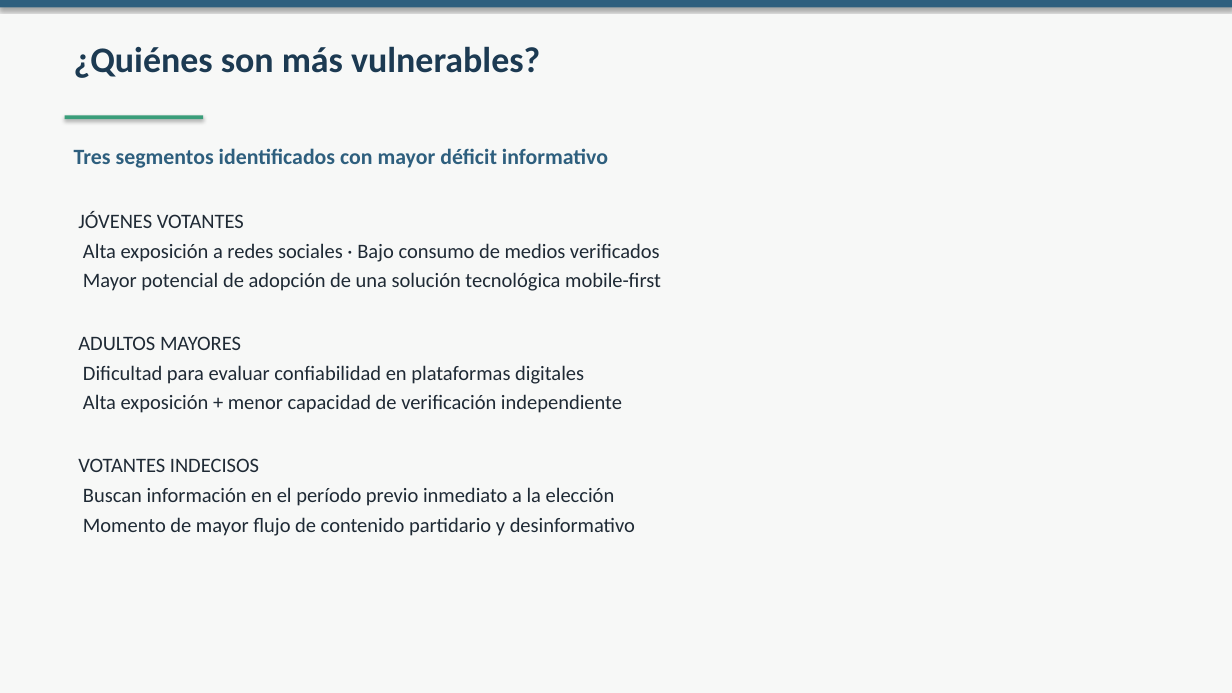
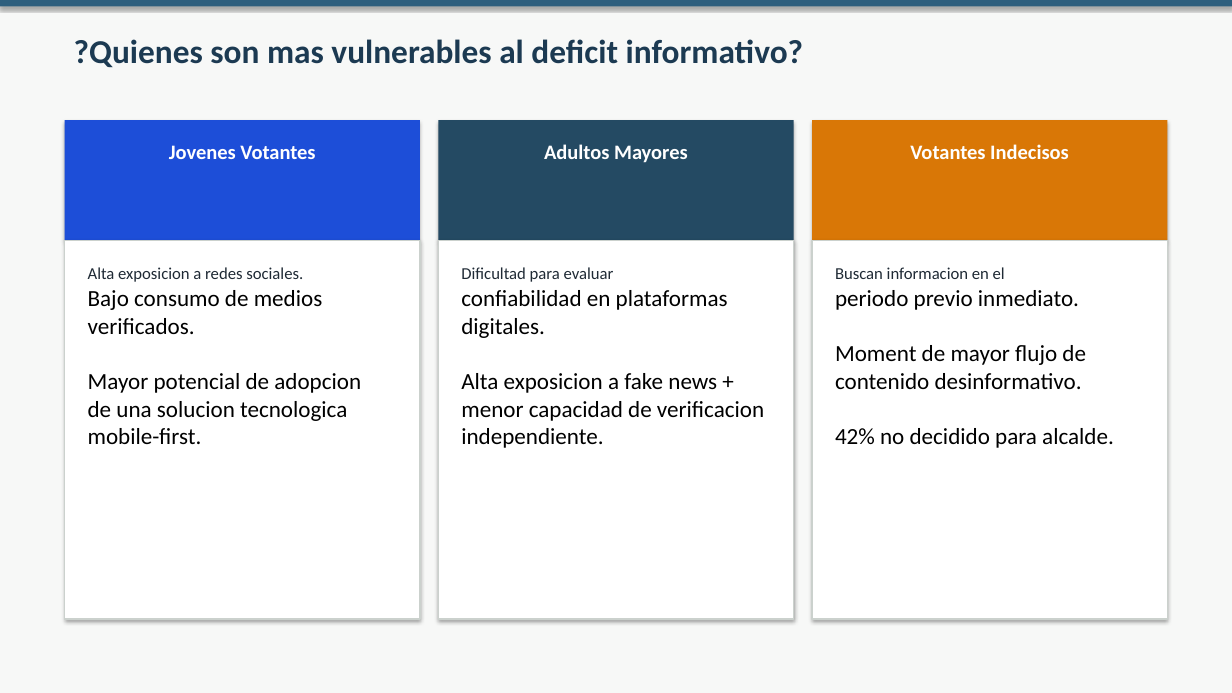
Before and after one commit to whatebria/tinder-decisivo, a slide deck: slide 12 of presentaciones/01_Problema_Investigacion_y_Contexto.pptx. Drawn at 1232x693 pixels with LibreOffice and Linux fonts; fonts in the diff are those of the drawing. Boxes give left, top, right and bottom in pixels: in the first picture for what was removed or moved away, otherwise in the second. Text is boxed around its words. In the diff, an @@ line names an element or a change of style, - is before the commit and + after.

Commit message:
fix(presentaciones): v2 visual-first -- sin parrafos en slides, helpers nuevos (timeline, three_cards, flow_steps, tight_bullets, before_after), nombre correcto P4, contenido faltante agregado

```diff
--- a/presentaciones/01_Problema_Investigacion_y_Contexto.pptx
+++ b/presentaciones/01_Problema_Investigacion_y_Contexto.pptx
@@ text at (x1=74, y1=39, x2=804, y2=68): text changed; size 28 to 26 pt @@
-¿Quiénes son más vulnerables?
+?Quienes son mas vulnerables al deficit informativo?
@@ rectangle resized from (x1=65, y1=116, x2=203, y2=119) to (x1=65, y1=120, x2=420, y2=240) @@
@@ rectangle at (x1=65, y1=120, x2=420, y2=240): fill #3A9E7A to #1D4ED8 @@
@@ text at (x1=169, y1=145, x2=315, y2=159): text changed; size 17 to 16 pt; text colour #2E5F7E to #FFFFFF @@
-Tres segmentos identificados con mayor déficit informativo
+Jovenes Votantes
@@ rectangle added at (x1=438, y1=120, x2=793, y2=240), fill #244A63 @@
@@ text added at (x1=544, y1=144, x2=688, y2=163), 16 pt, text #FFFFFF, bold @@
+Adultos Mayores
@@ rectangle added at (x1=812, y1=120, x2=1167, y2=240), fill #D97706 @@
@@ text added at (x1=910, y1=144, x2=1069, y2=159), 16 pt, text #FFFFFF, bold @@
+Votantes Indecisos
@@ text removed at (x1=78, y1=211, x2=661, y2=536) @@
-JÓVENES VOTANTES
-Alta exposición a redes sociales · Bajo consumo de medios verificados
-Mayor potencial de adopción de una solución tecnológica mobile-first
-ADULTOS MAYORES
-Dificultad para evaluar confiabilidad en plataformas digitales
-Alta exposición + menor capacidad de verificación independiente
-VOTANTES INDECISOS
-Buscan información en el período previo inmediato a la elección
-Momento de mayor flujo de contenido partidario y desinformativo
@@ rectangle added at (x1=65, y1=240, x2=420, y2=619), fill #FFFFFF, outline #CBD1CD 1 pt @@
@@ text added at (x1=88, y1=267, x2=361, y2=444), 18 pt, text #000000 @@
+Alta exposicion a redes sociales.
+Bajo consumo de medios verificados.
+Mayor potencial de adopcion
+de una solucion tecnologica
+mobile-first.
@@ rectangle added at (x1=438, y1=240, x2=793, y2=619), fill #FFFFFF, outline #CBD1CD 1 pt @@
@@ text added at (x1=461, y1=267, x2=764, y2=448), 18 pt, text #000000 @@
+Dificultad para evaluar
+confiabilidad en plataformas digitales.
+Alta exposicion a fake news +
+menor capacidad de verificacion
+independiente.
@@ rectangle added at (x1=812, y1=240, x2=1167, y2=619), fill #FFFFFF, outline #CBD1CD 1 pt @@
@@ text added at (x1=835, y1=267, x2=1114, y2=448), 18 pt, text #000000 @@
+Buscan informacion en el
+periodo previo inmediato.
+Moment de mayor flujo de
+contenido desinformativo.
+42% no decidido para alcalde.
```
Also in this commit, not shown: 9 other slides changed, 5 slides added, 5 slides removed, 10 other files.
